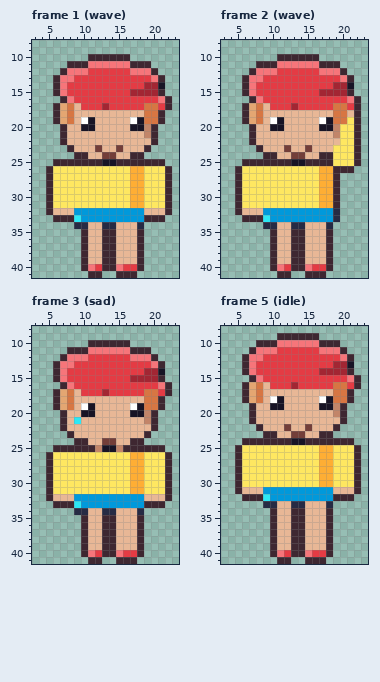
Two versions of one pixel-art file, art/depths/kid@50.aseprite. This is how it looked before the edit.
28x42 pixels, 5 frames. Shown: frame 1 (wave): x 3..23, y 8..41; frame 2 (wave): x 3..23, y 8..41; frame 3 (sad): x 3..23, y 8..41; frame 5 (idle): x 3..23, y 8..41. The commit also changed other frames, which this record leaves out.
After:
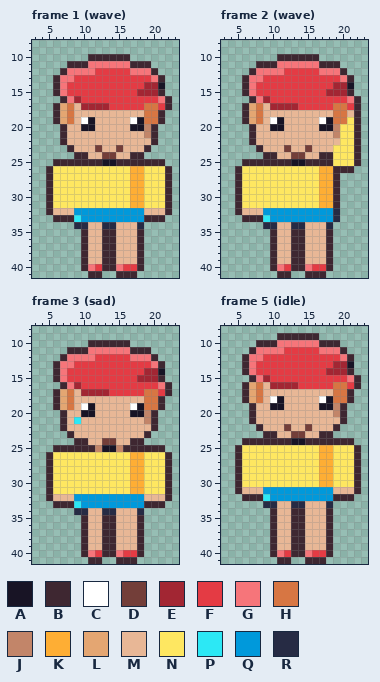
Palette (. is transparent): A #181425  B #3e2731  C #ffffff  D #733e39  E #a22633  F #e43b44  G #f6757a  H #d77643  J #c28569  K #feae34  L #e4a672  M #e8b796  N #fee761  P #2ce8f5  Q #0099db  R #262b44
Change:
Frame 1 (wave):
y 12: x 11 F -> G
y 15: x 17 E -> F
y 16: x 9 F -> E
y 17: x 10..12 FFF -> EEE
Frame 2 (wave): the same change as frame 1 (wave)
Frame 3 (sad): the same change as frame 1 (wave)
Frame 5 (idle):
y 11: x 11 F -> G
y 14: x 17 E -> F
y 15: x 9 F -> E
y 16: x 10..12 FFF -> EEE
Changed places in both pictures, as pixel boxes (x1, y1, x2, y2):
changed: (74, 68, 137, 110)
changed: (263, 68, 326, 110)
changed: (74, 354, 137, 396)
changed: (263, 347, 326, 389)
